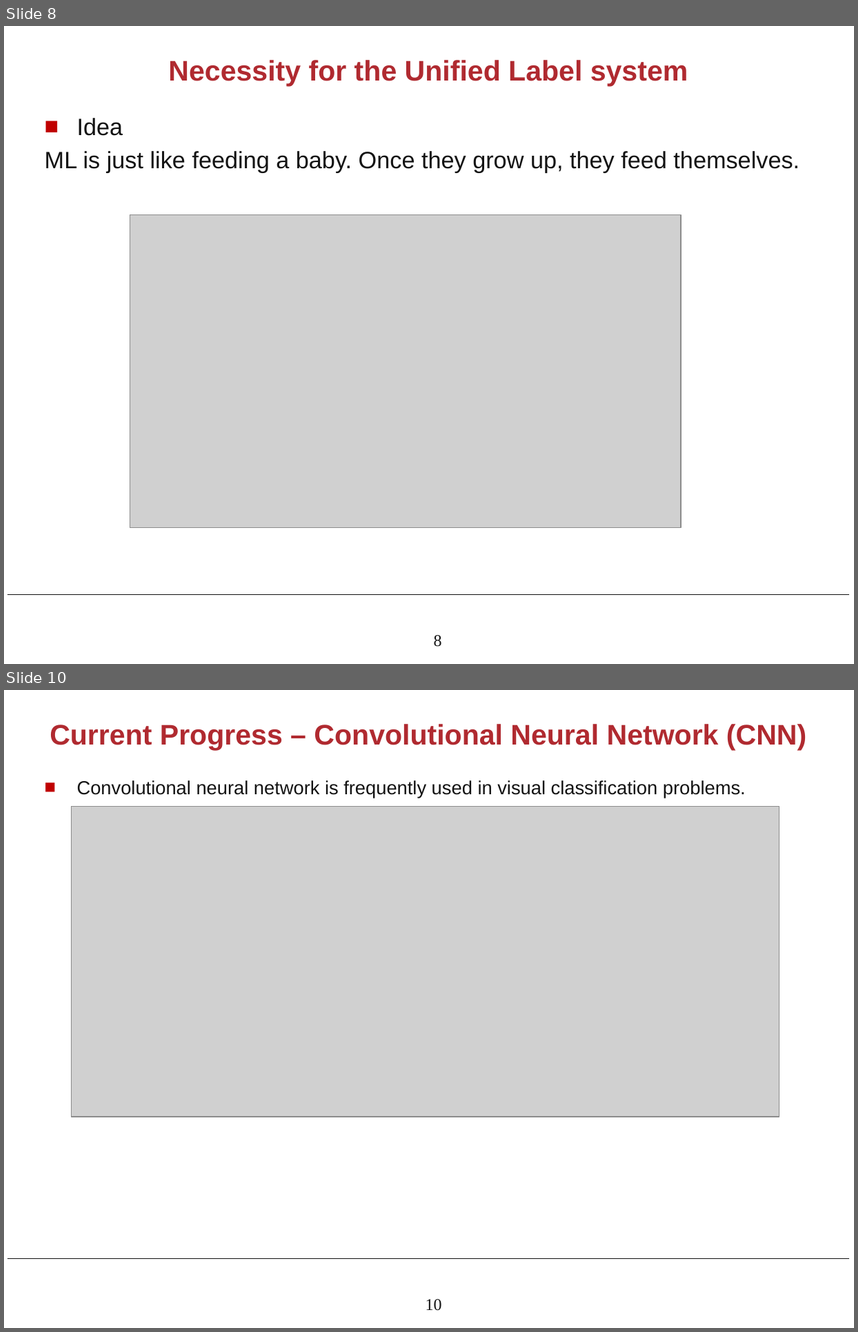
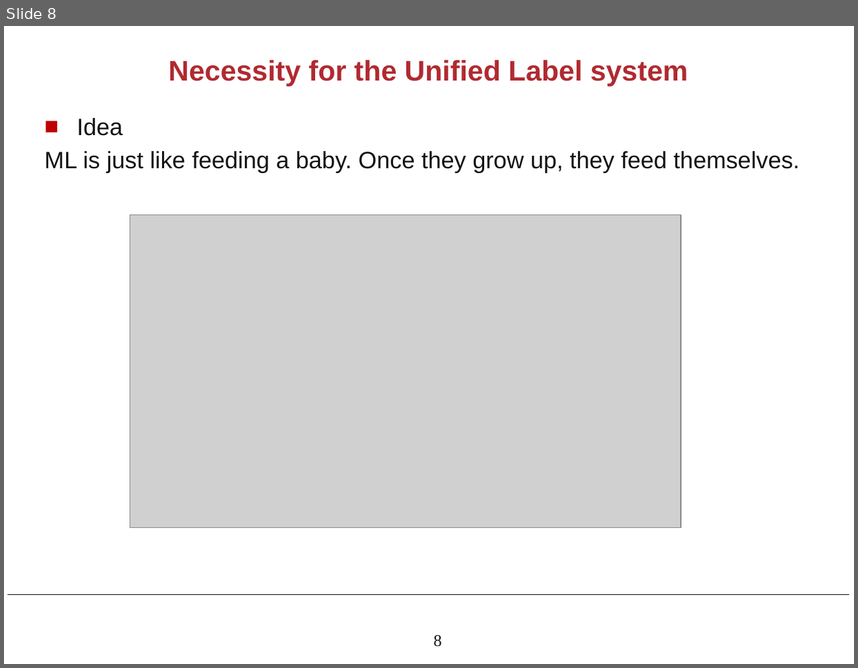
Before and after one commit to army17929/NLP, a slide deck: meeting_slides/week3.pptx. Shown one above the other, each under a label of ours: slides 8 and 10 before the commit, slide 8 after it; the slides between them are not shown. The pictures are 858x1332 and 858x668 pixels, drawn with LibreOffice and Linux fonts; fonts in the diff are those of the drawing; grey boxes stand for pictures; background and template pictures are left out. Boxes give left, top, right and bottom in pixels: in the first picture for what was removed or moved away, otherwise in the second. Text is boxed around its words. In the diff, an @@ line names an element or a change of style, - is before the commit and + after.

```diff
--- a/meeting_slides/week3.pptx
+++ b/meeting_slides/week3.pptx
@@ slide 10 removed at <box>4,690,854,1328</box>, background #FFFFFF; not listed: 2 template elements that a slide beside it also shows @@
@@ title removed at <box>50,724,806,751</box> @@
-Current Progress – Convolutional Neural Network (CNN)
@@ text removed at <box>77,780,746,798</box> @@
-■ Convolutional neural network is frequently used in visual classification problems.
@@ picture removed at <box>71,807,780,1116</box> @@
```
Also in this commit, not shown: 1 slide changed, 4 other slides removed, 6 other files.
